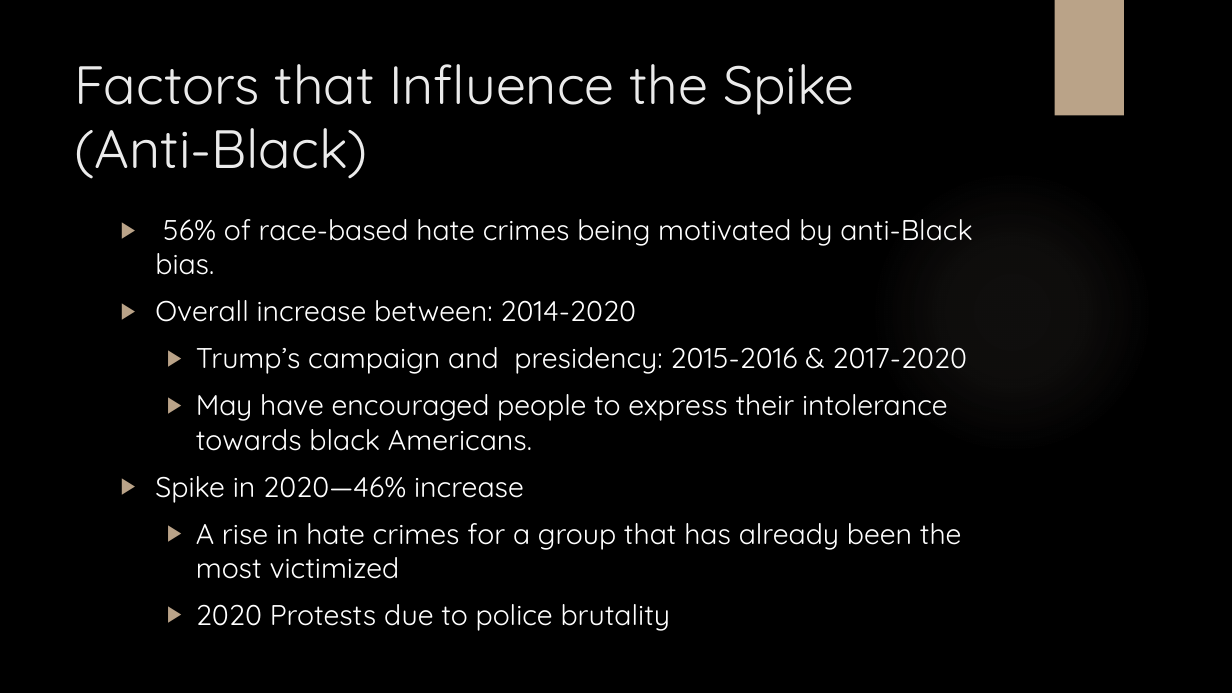
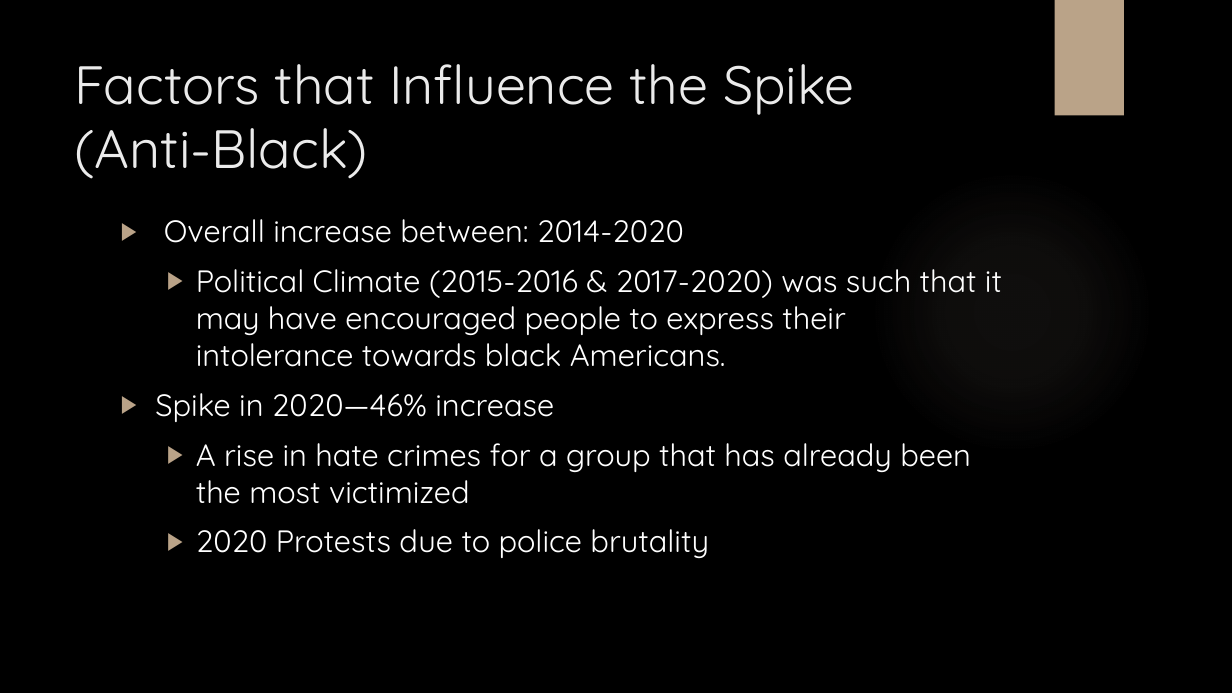
Before and after one commit to Anusha01212/Coder_girl-crime_project, a slide deck: slide 9 of Hate Crime Analysis.pptx. Drawn at 1232x693 pixels with LibreOffice and Linux fonts; fonts in the diff are those of the drawing; background and template pictures are left out. Boxes give left, top, right and bottom in pixels: in the first picture for what was removed or moved away, otherwise in the second. Text is boxed around its words. In the diff, an @@ line names an element or a change of style, - is before the commit and + after.

```diff
--- a/Hate Crime Analysis.pptx
+++ b/Hate Crime Analysis.pptx
@@ text at (155,219,972,275): paragraph removed @@
-▶ 56% of race-based hate crimes being motivated by anti-Black bias.
@@ text at (155,219,971,558): size 22.2 to 24 pt in "Overall increase between: 2014-2020", "Spike in 2020—46% increase", "A rise in hate crimes for a ...", "2020 Protests due to police brutality" @@
@@ text at (196,269,1002,367): text changed; size 22.2 to 24 pt @@
-  ▶ Trump’s campaign and presidency: 2015-2016 & 2017-2020
-  ▶ May have encouraged people to express their intolerance towards black Americans.
+  ▶ Political Climate (2015-2016 & 2017-2020) was such that it may have encouraged people to express their intolerance towards black Americans.
```
Also in this commit, not shown: 2 other slides changed, 1 other file.
